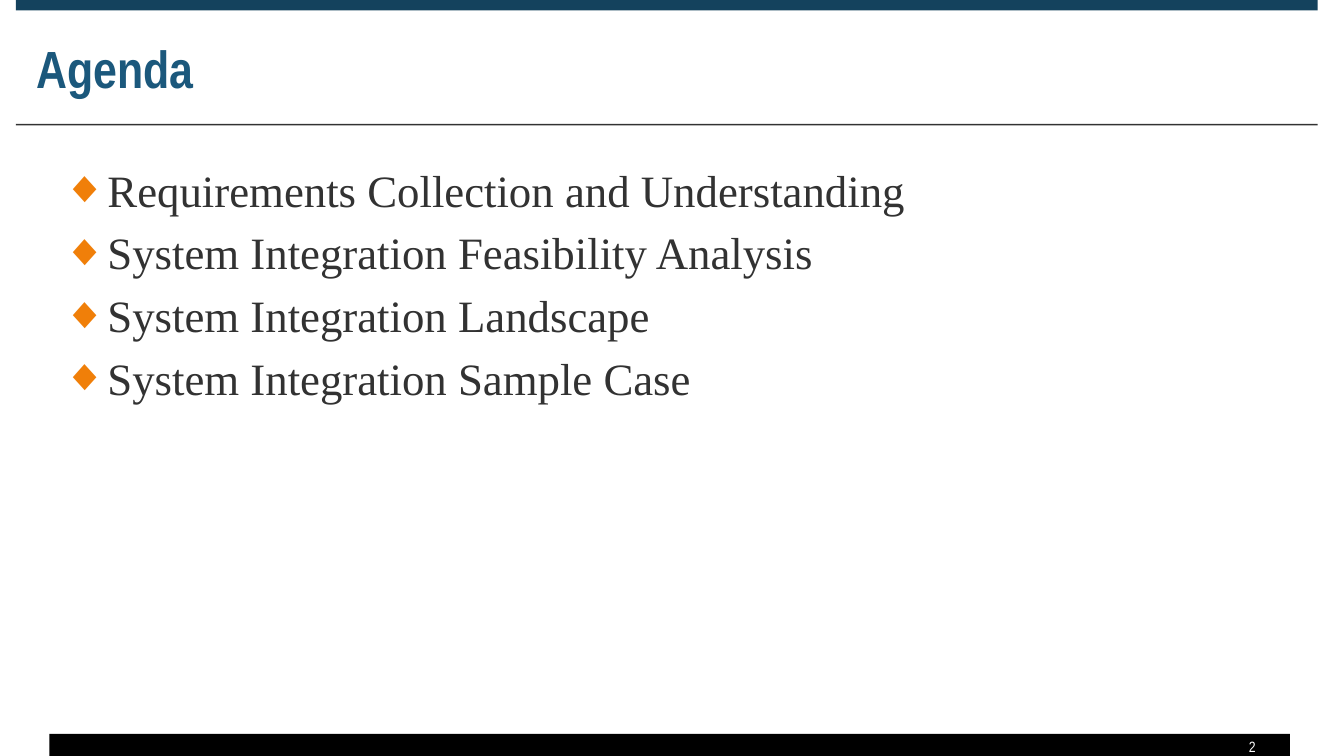
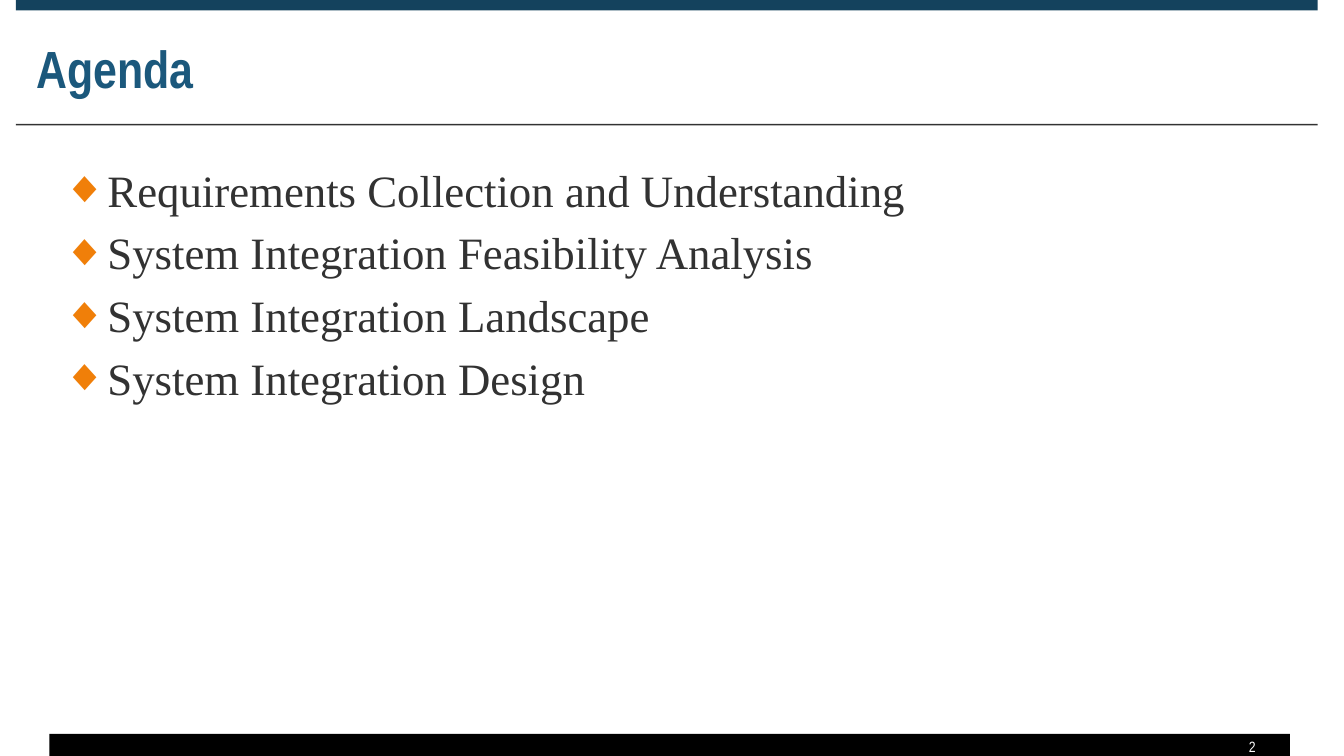
Before and after one commit to zyw9963/YFVE-supplier-portal, a slide deck: slide 2 of projects/ERP Integration/Proposal for System Integraiton.pptx. Drawn at 1344x756 pixels with LibreOffice and Linux fonts; fonts in the diff are those of the drawing. Boxes give left, top, right and bottom in pixels: in the first picture for what was removed or moved away, otherwise in the second. Text is boxed around its words. In the diff, an @@ line names an element or a change of style, - is before the commit and + after.

Commit message:
1112 update

```diff
--- a/projects/ERP Integration/Proposal for System Integraiton.pptx
+++ b/projects/ERP Integration/Proposal for System Integraiton.pptx
@@ text at box(107, 365, 585, 404): text changed @@
-◆ System Integration Sample Case
+◆ System Integration Design
```
Also in this commit, not shown: 6 slides added.
